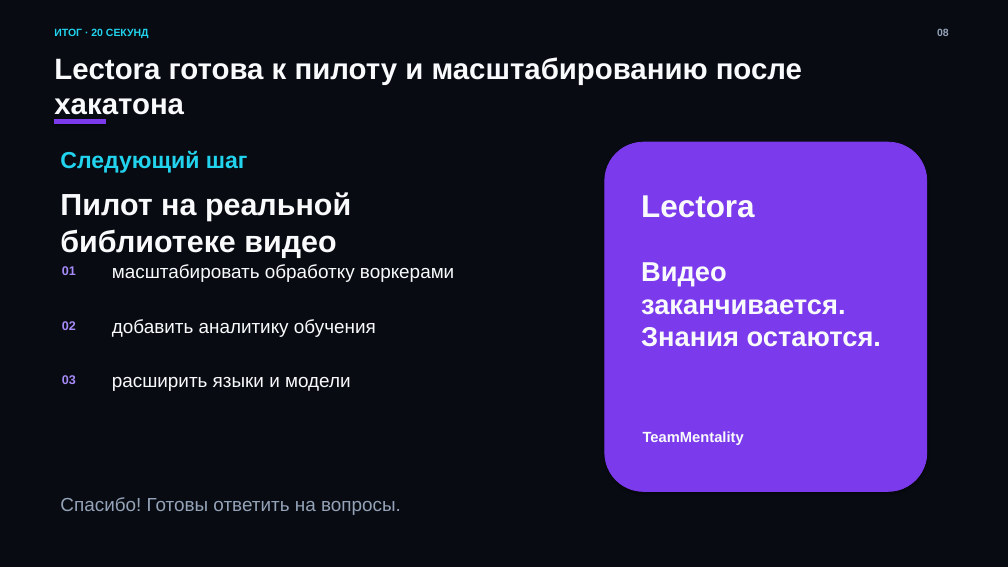
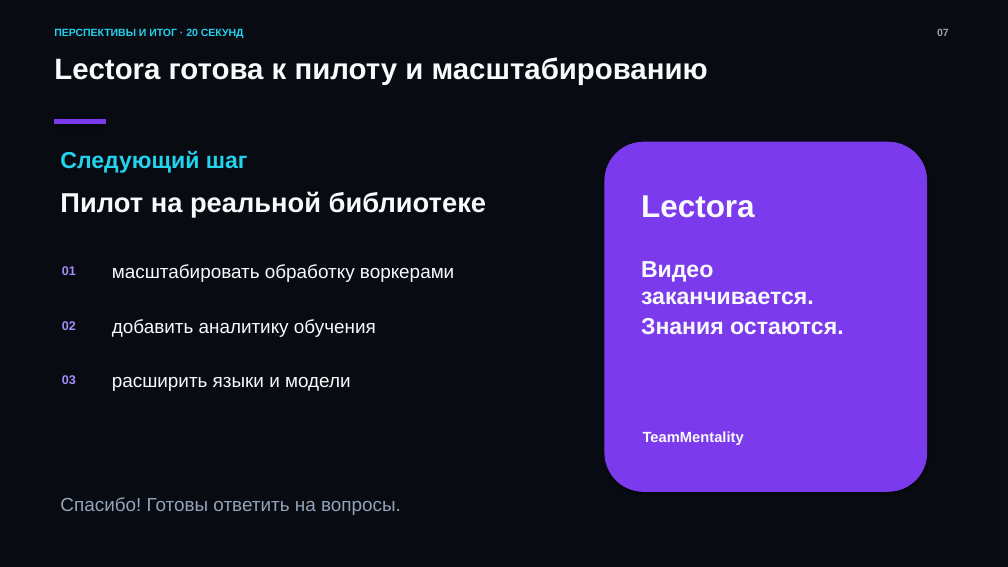
Before and after one commit to byteguru8211/Lectora, a slide deck: slide 7 of docs/presentation/lectora-hackathon-defense.pptx (slide 8 before the commit). Drawn at 1008x567 pixels with LibreOffice and Linux fonts; fonts in the diff are those of the drawing. Boxes give left, top, right and bottom in pixels: in the first picture for what was removed or moved away, otherwise in the second. Text is boxed around its words. In the diff, an @@ line names an element or a change of style, - is before the commit and + after.

```diff
--- a/docs/presentation/lectora-hackathon-defense.pptx
+++ b/docs/presentation/lectora-hackathon-defense.pptx
@@ text at bbox=[54, 28, 244, 38]: text changed @@
-ИТОГ · 20 СЕКУНД
+ПЕРСПЕКТИВЫ И ИТОГ · 20 СЕКУНД
@@ text at bbox=[937, 28, 949, 36]: text changed @@
-08
+07
@@ text at bbox=[54, 57, 708, 85]: text changed @@
-Lectora готова к пилоту и масштабированию после хакатона
+Lectora готова к пилоту и масштабированию
@@ text at bbox=[60, 191, 486, 217]: text changed; size 29 to 26 pt @@
-Пилот на реальной библиотеке видео
+Пилот на реальной библиотеке
@@ text "Видео заканчивается. Знания остаются." at bbox=[641, 261, 843, 334]: size 26 to 22 pt; line spacing 1 to 1.06 @@
```
Also in this commit, not shown: 5 other slides changed, 1 slide removed, 1 other file.
